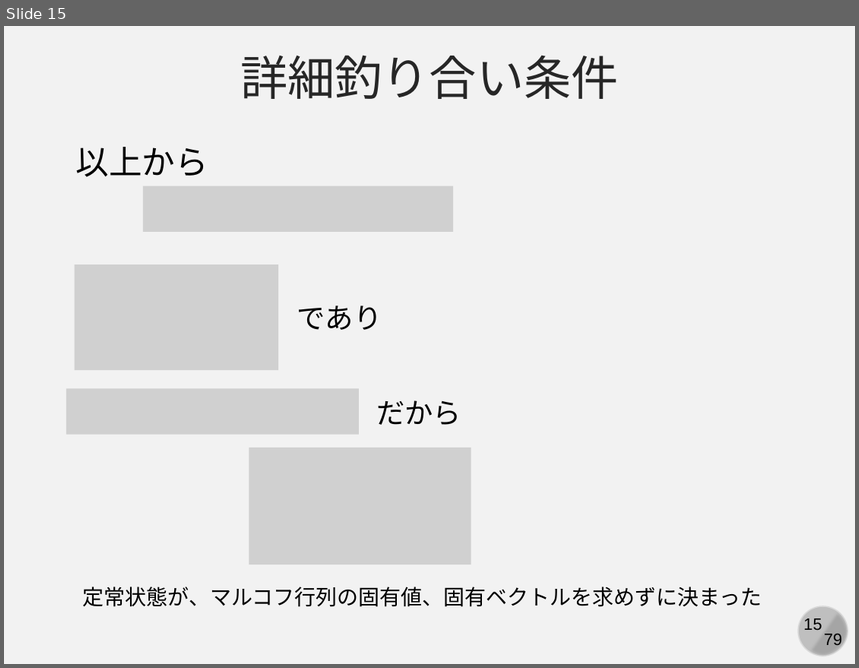
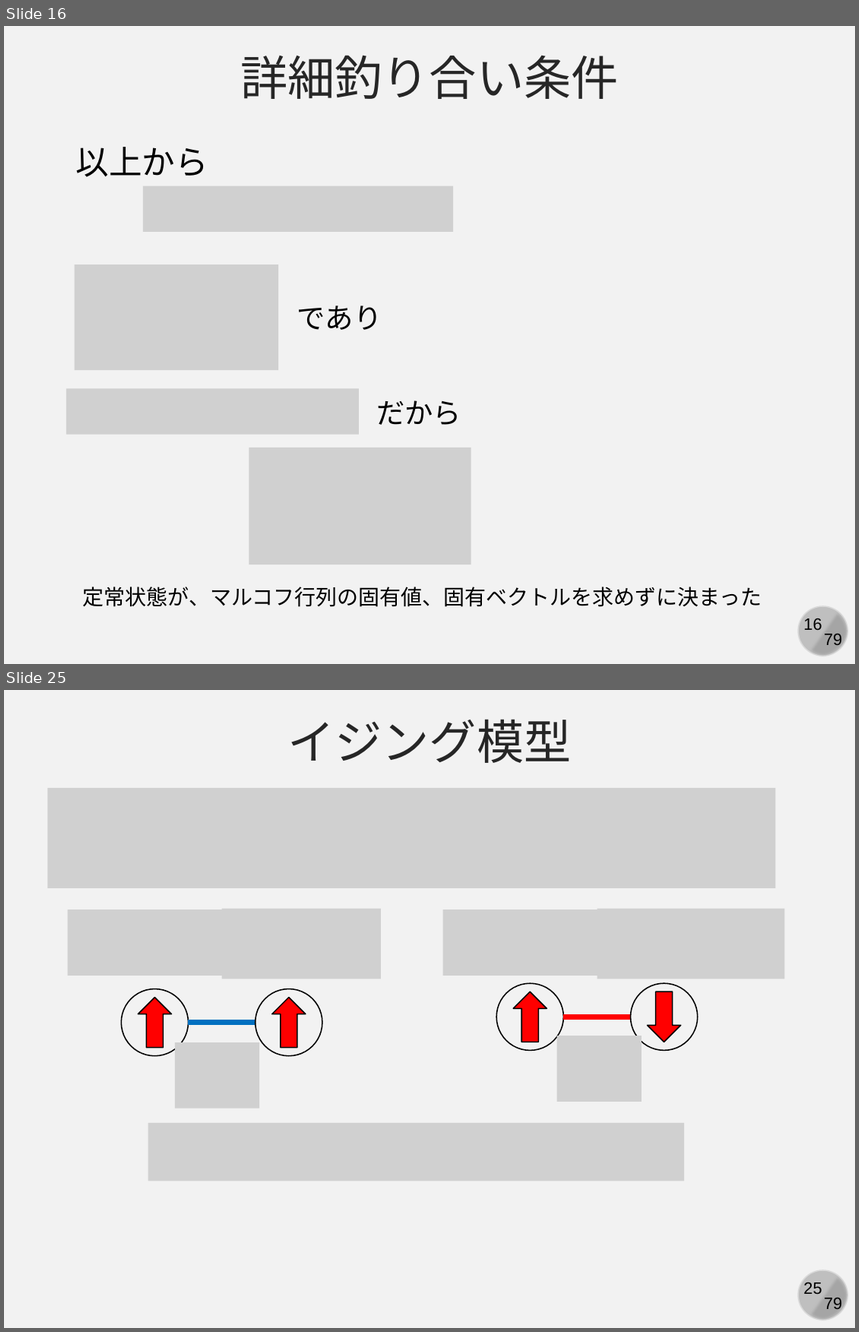
Before and after one commit to kaityo256/simulation_engineering, a slide deck: markov_chain/markov.pptx. Shown one above the other, each under a label of ours: slide 15 before the commit, slides 16 and 25 after it; the slides between them are not shown. The pictures are 859x668 and 859x1332 pixels, drawn with LibreOffice and Linux fonts; fonts in the diff are those of the drawing; grey boxes stand for pictures. Boxes give left, top, right and bottom in pixels: in the first picture for what was removed or moved away, otherwise in the second. Text is boxed around its words. In the diff, an @@ line names an element or a change of style, - is before the commit and + after.

```diff
--- a/markov_chain/markov.pptx
+++ b/markov_chain/markov.pptx
@@ slide 25 added at box(4, 690, 855, 1328), background #F2F2F2; not listed: 4 template elements that a slide beside it also shows @@
@@ text added at box(288, 719, 572, 763), 40 pt, text #262626 @@
+イジング模型
@@ picture added at box(47, 788, 775, 888) @@
@@ picture added at box(68, 910, 227, 975) @@
@@ picture added at box(222, 909, 381, 980) @@
@@ picture added at box(443, 910, 602, 975) @@
@@ picture added at box(598, 909, 785, 980) @@
@@ ellipse added at box(496, 983, 564, 1051), outline #000000 1 pt @@
@@ ellipse added at box(630, 983, 698, 1051), outline #000000 1 pt @@
@@ ellipse added at box(122, 989, 189, 1056), outline #000000 1 pt @@
@@ down arrow added at box(138, 997, 171, 1047), fill #FF0000, outline #000000 1 pt @@
@@ ellipse added at box(255, 989, 322, 1056), outline #000000 1 pt @@
@@ down arrow added at box(272, 997, 305, 1047), fill #FF0000, outline #000000 1 pt @@
@@ down arrow added at box(513, 992, 546, 1043), fill #FF0000, outline #000000 1 pt @@
@@ down arrow added at box(648, 992, 680, 1043), fill #FF0000, outline #000000 1 pt @@
@@ line added from (189, 1023) to (255, 1023), #0070C0 4.5 pt @@
@@ line added from (563, 1017) to (630, 1017), #FF0000 4.5 pt @@
@@ picture added at box(175, 1043, 259, 1108) @@
@@ picture added at box(557, 1036, 642, 1101) @@
@@ picture added at box(148, 1123, 684, 1181) @@
@@ what was slide 15 is now slide 16 @@
@@ page number at box(804, 619, 822, 630): text changed @@
-15
+16
```
Also in this commit, not shown: 1 slide changed, 21 other slides added, 2 slides removed.
